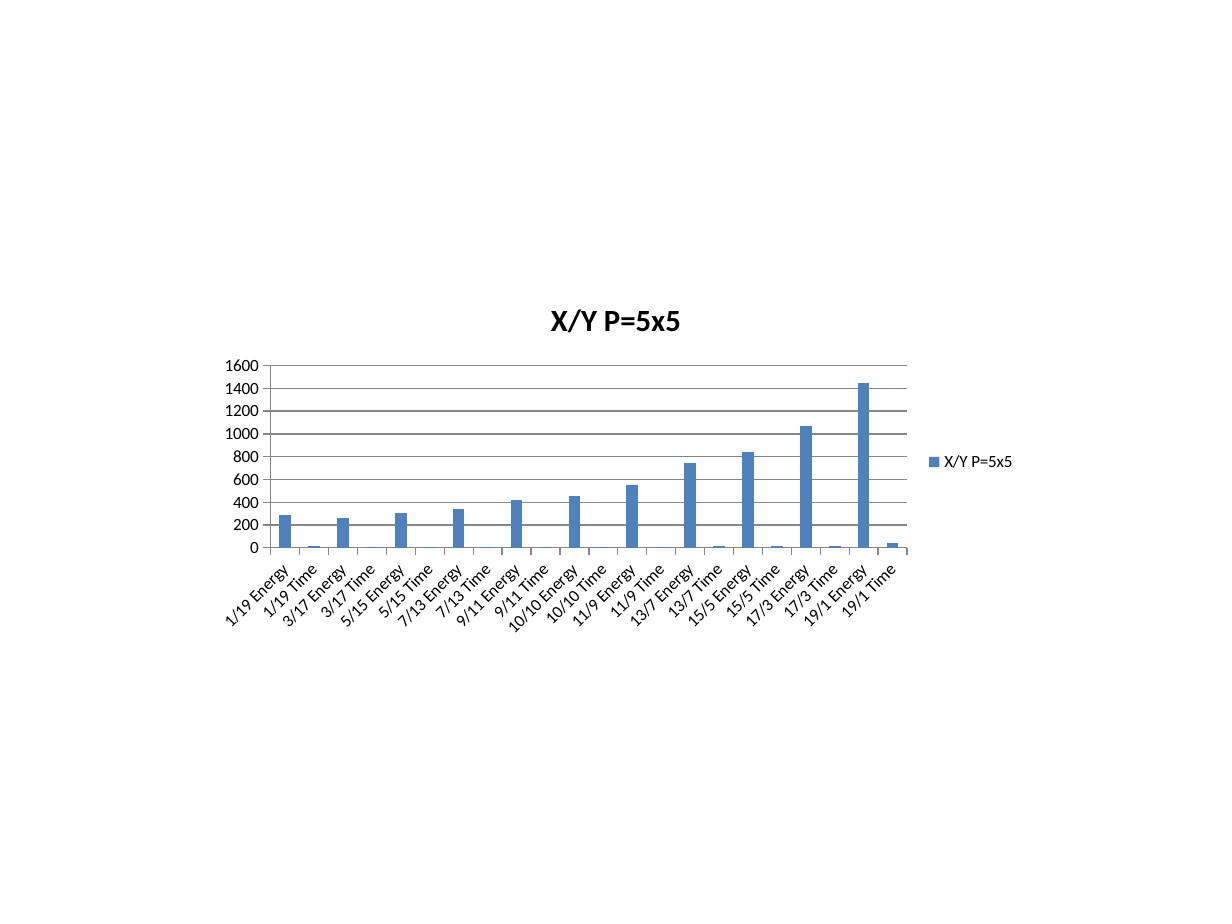
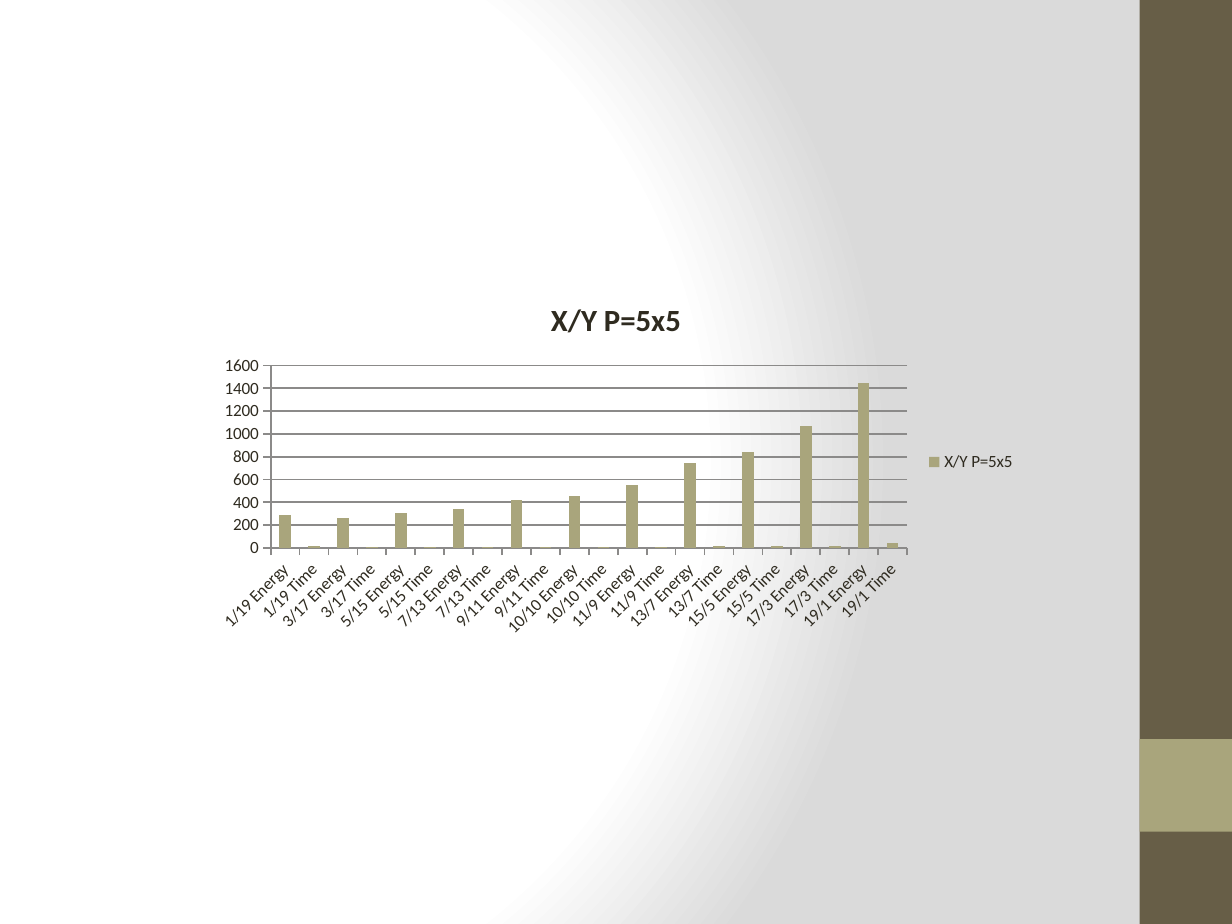
Before and after one commit to isurup/kalle-martin-group, a slide deck: slide 9 of AM24/report and docs/AM24 - presentation.pptx. Drawn at 1232x924 pixels with LibreOffice and Linux fonts; fonts in the diff are those of the drawing. Boxes give left, top, right and bottom in pixels: in the first picture for what was removed or moved away, otherwise in the second. Text is boxed around its words. In the diff, an @@ line names an element or a change of style, - is before the commit and + after.

```diff
--- a/AM24/report and docs/AM24 - presentation.pptx
+++ b/AM24/report and docs/AM24 - presentation.pptx
@@ background #FFFFFF to gradient #FFFFFF to #DADADA @@
@@ rectangle added at <box>1140,0,1232,924</box>, fill #675E47 @@
@@ column chart at <box>203,280,1027,646</box> @@
@@ colour of X/Y P=5x5 #4F81BD to #A9A57C @@
@@ category axis changed @@
@@ value axis changed @@
@@ bar spacing changed @@
@@ lettering changed @@
@@ rectangle added at <box>1140,739,1232,832</box>, fill #A9A57C @@
```
Also in this commit, not shown: 9 other slides changed.
